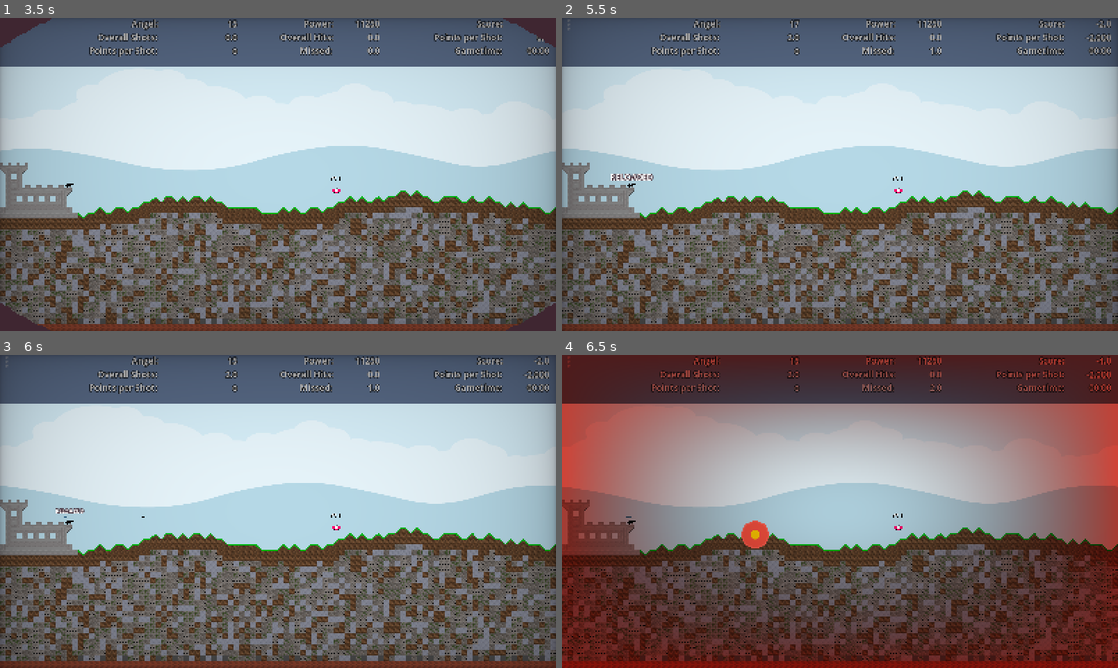
Above: before the commit, frames 1-4 (two rows, left to right).
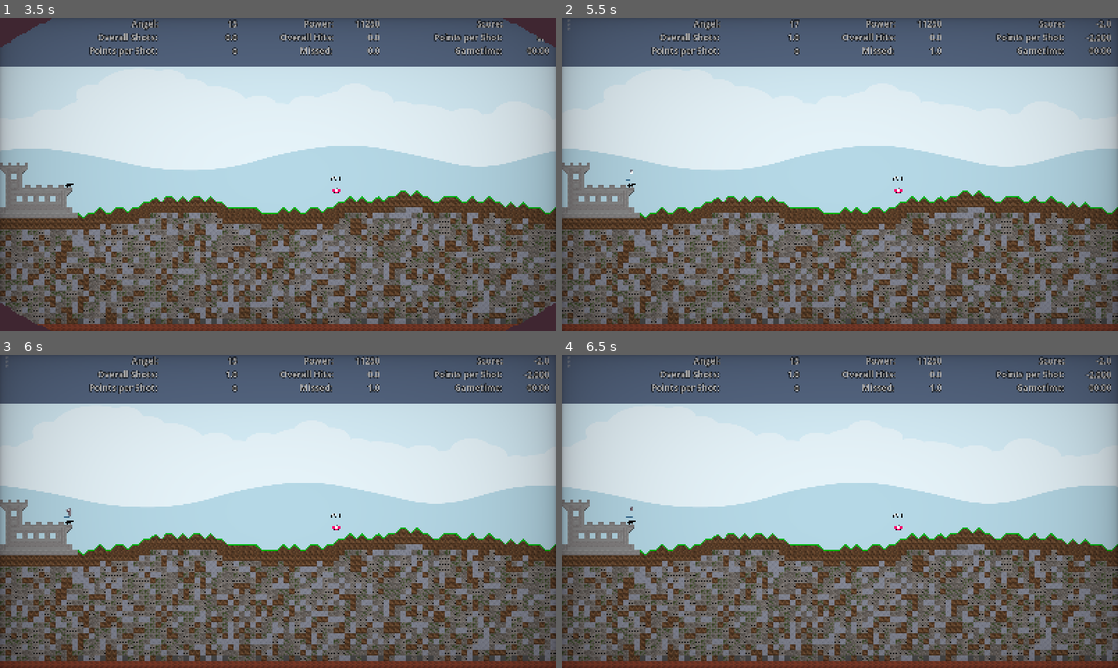
Above: after the commit, the same moments.

Repository: Coding-4Fun/Just4Fun_Mini_Shootergame
Game: Godot game, scene res://UI/MainMenuUI/MainMenuUI.tscn
The game is run twice, just before and just after one commit, with the same random seed, the same clock (stepped at 60 frames per second) and the same inputs.
Inputs (mouse positions are in pixels of both pictures, inside the frame that each line leads up to):
- Up to frame 1 (3.5 s): click "Play" at 0.5 s; click "Max Play Time" at 1.25 s; click "Max Play Time" at 2 s; click "Start Game" at 2.75 s
- Up to frame 2 (5.5 s): move the mouse to (962, 158) at 3.52 s; hold Right (ui_right) 3.53-4.28 s; tap Space (cannon_shoot) at 3.6, 4.55, 5.3 s; move the mouse to (728, 190) at 4.27 s; hold Down (ui_down) 4.28-5.03 s; tap Mouse wheel down (cannon_power_minus) at 4.35 s; move the mouse to (895, 105) at 5.02 s; hold Right (ui_right) from 5.03 s (still down); tap Mouse wheel up (cannon_power_plus) at 5.1 s
- Up to frame 3 (6 s): move the mouse to (250, 574) at 5.77 s; release Right (ui_right) at 5.78 s; hold Up (ui_up) from 5.78 s (still down); tap Space (cannon_shoot) at 5.85 s
- Up to frame 4 (6.5 s): keep holding Up (ui_up)

Frame 1 is identical in both runs. In frame 2, 0.2% of the frame differs, in the area x 8-42%, y 4-52%; in frame 3, 0.1%; in frame 4, 86%, in the area x 0-100%, y 0-100%.
Error in both runs: Attempt to call function 'get_as_text' in base 'null instance' on a null instance. (res://Globals/GameConfig/config.gd:79)

Commit message:
Add: Floating Text counter for reloading

Diff:
--- a/Cannon/Cannon.gd
+++ b/Cannon/Cannon.gd
@@ -6,13 +6,16 @@
 @export var min_velocity = 10000
 @export var max_velocity = 60000
 @export var gravity = 250
+@export var cooldown_tick := 3
 
-var can_shoot = true
-var current_rotation = 0
+var cooldown := 3
+var can_shoot := true
+var current_rotation := 0
 
 @onready var Muzzle = get_node("Barrel/Muzzle")
 @onready var Barrel = get_node("Barrel")
 @onready var coolDown = get_node("CoolDown")
+@onready var cooldowntimer: Timer = $Timer
 
 
 func _ready():
@@ -26,6 +29,9 @@
 
 	SignalBus.MapGeneratorPlaceCannon.connect(_on_MapGenerator_PlaceCannon)
 
+	coolDown.max_value = 60.0 * cooldown
+	cooldown_tick = cooldown
+
 
 func _unhandled_input(event):
 	if GSM.gameWin != -1:
@@ -33,6 +39,8 @@
 	if event.is_action_released("cannon_shoot") and can_shoot:
 		SignalBus.CannonShooting.emit(Muzzle.global_transform, muzzle_velocity, gravity)
 		SignalBus.CannonShoot.emit()
+		SignalBus.FloatingText.emit(str(cooldown_tick), global_position)
+		cooldowntimer.start()
 		can_shoot = false
 	if event.is_action_released("cannon_power_plus"):
 		if Input.is_key_pressed(KEY_CTRL):
@@ -63,9 +71,12 @@
 	if !can_shoot:
 		coolDown.value += 1+_delta
 
-	if coolDown.value >= 100:
+
+	if coolDown.value >= coolDown.max_value:
 		can_shoot = true
 		coolDown.value = 0
+		cooldowntimer.stop()
+		cooldown_tick = cooldown
 		SignalBus.FloatingText.emit("RELOADED", global_position)
 
 
@@ -82,3 +93,9 @@
 func _on_MapGenerator_PlaceCannon(pos : Vector2) -> void:
 	global_position = pos
 	pass
+
+
+func _on_cooldowntimer_timeout() -> void:
+	cooldown_tick -= 1
+	if cooldown_tick > 0 :
+		SignalBus.FloatingText.emit(str(cooldown_tick), global_position)
